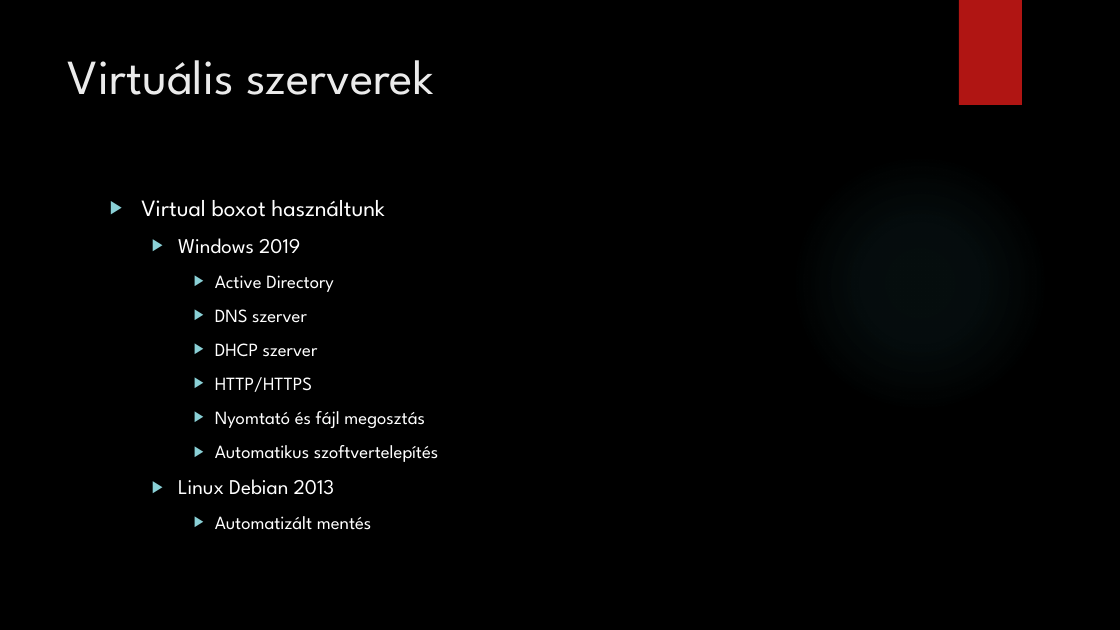
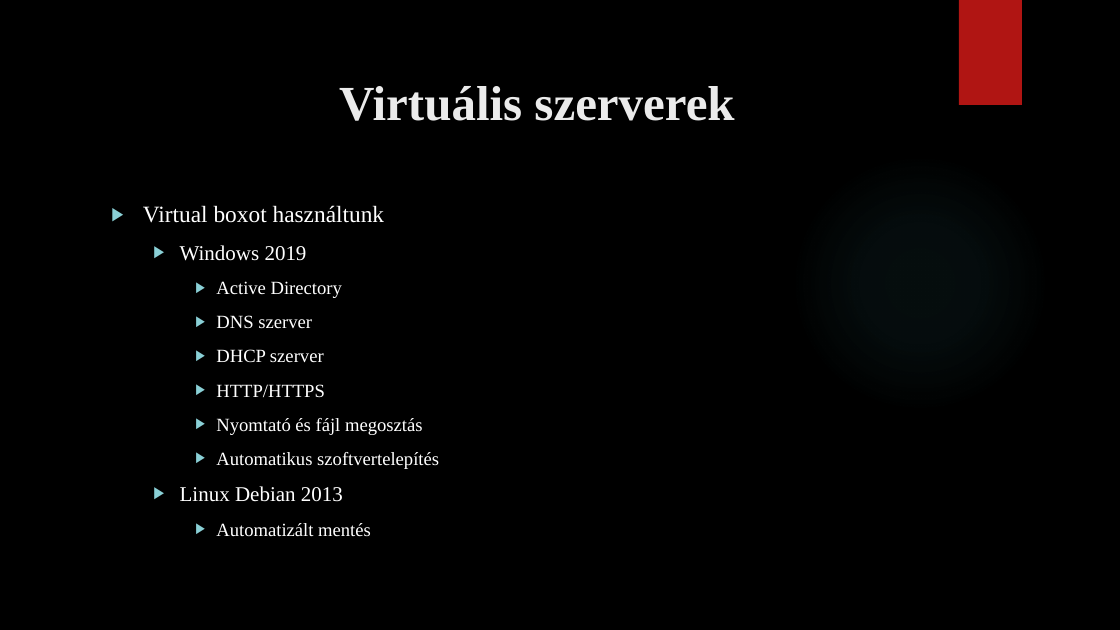
Before and after one commit to BalintBiro-hub/SysTeam, a slide deck: slide 12 of Kovta_Nyrt_HU.pptx. Drawn at 1120x630 pixels with LibreOffice and Linux fonts; fonts in the diff are those of the drawing; background and template pictures are left out. Boxes give left, top, right and bottom in pixels: in the first picture for what was removed or moved away, otherwise in the second. Text is boxed around its words. In the diff, an @@ line names an element or a change of style, - is before the commit and + after.

```diff
--- a/Kovta_Nyrt_HU.pptx
+++ b/Kovta_Nyrt_HU.pptx
@@ title "Virtuális szerverek": place and size @@
-title "Virtuális szerverek" at <box>68,60,434,95</box>
+title "Virtuális szerverek" at <box>339,86,734,121</box>
@@ title "Virtuális szerverek" at <box>339,86,734,121</box>: font League Spartan to Times New Roman, bold on @@
@@ text "Virtual boxot használtunk" at <box>143,205,439,537</box>: font League Spartan to Times New Roman @@
```
Also in this commit, not shown: 1 other file.
